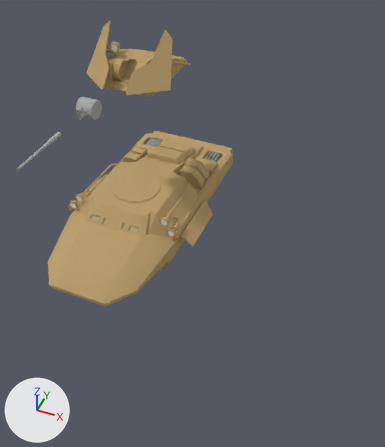
An edit to the Blender file Openhypt/OpenhyptProject/Assets/Vehicles/Reisen Impel Class LAV/Reisen Impel Class LAV.blend, drawn before and after from the same camera.
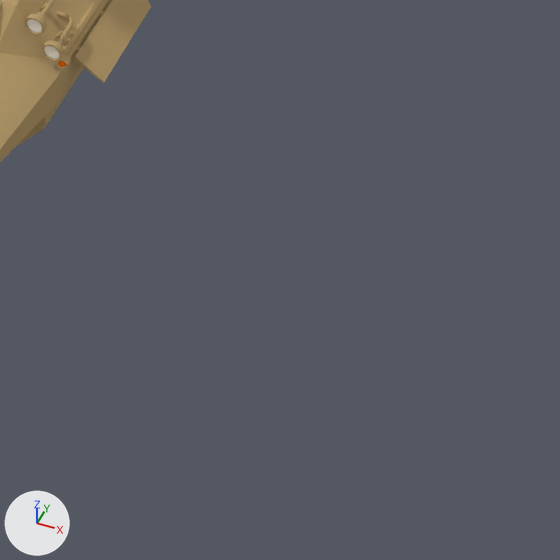
There are two pictures of each version: one whole from a camera (50 mm lens) standing at (6.48, -11.23, 13.89) and looking at (2.12, -1.01, 4.28), one close up on the part from 39% to 100% of the width and 47% to 100% of the height. Arrows for +X, +Y and +Z are at lower left; the lights stay in place.

The first close-up shows 'Vehicle17 Chassis'.
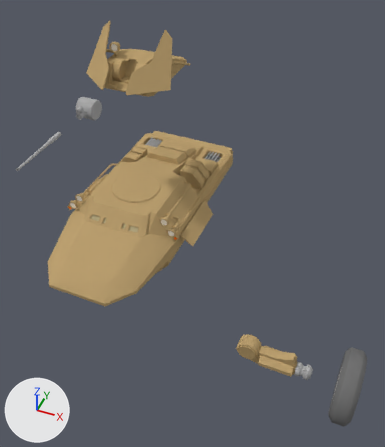
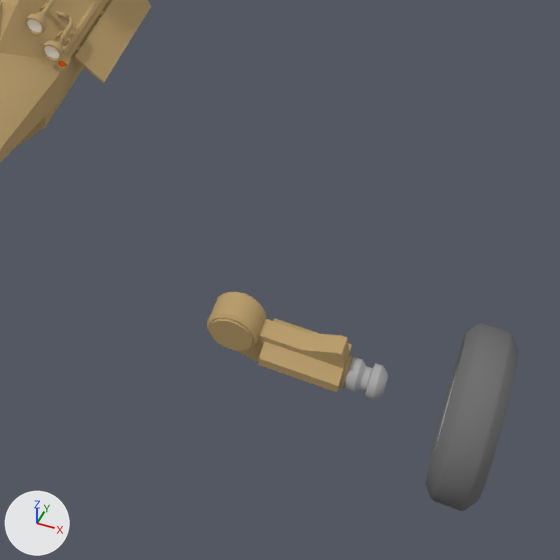
Boxes [x1, y1, x2, y2] around the edits, measured in the close-ups (560 x 560 px):
'Vehicle17 Wheel', shown
    after: [425, 323, 518, 511]
'Vehicle17 Axel', shown (brown)
    after: [207, 292, 388, 400]

What the commit changed:
Object 'Vehicle17 Axel' (ob_vehicle17_axel) is now shown.
Object 'Vehicle17 Wheel' (ob_vehicle17_wheel) is now shown.
